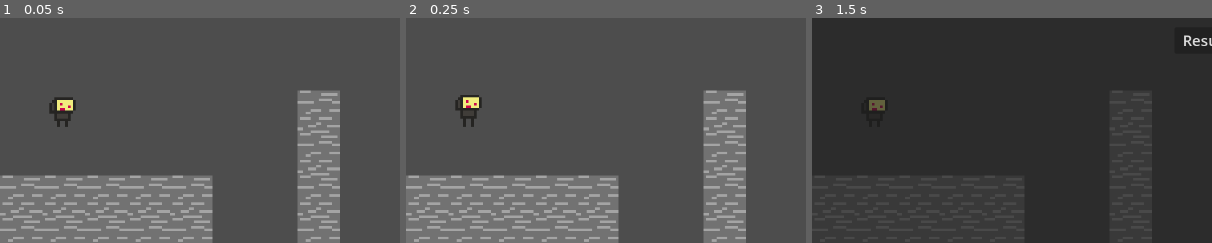
Above: before the commit, frames 1-3 (left to right).
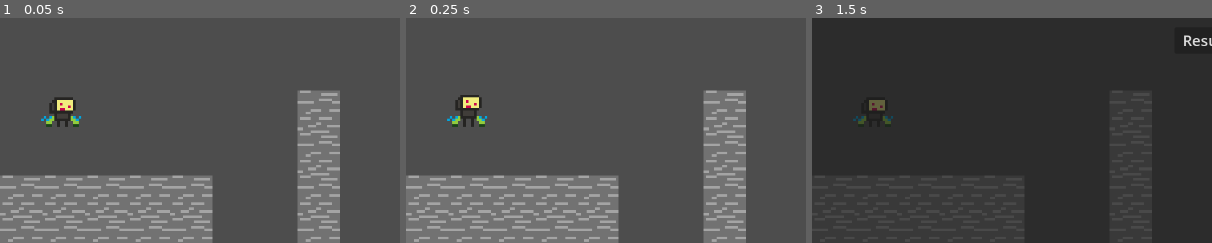
Above: after the commit, the same moments.

Repository: arcality/Built-to-Scale-GMTK-2024
Game: Godot game, scene res://scenes/main.tscn
The game is run twice, just before and just after one commit, with the same random seed, the same clock (stepped at 60 frames per second) and the same inputs. The engine's default icon, where the game draws it, is replaced by a stand-in: a white triangle on a blue panel in a dark square.
Inputs (mouse positions are % of the whole screen's width and height, from its top left):
- Up to frame 1 (0.05 s): no input
- Up to frame 2 (0.25 s): no input
- Up to frame 3 (1.5 s): move the mouse to (72, 45) at 0.52 s; hold Space (jump) 0.53-1.28 s; hold D (move_right) from 0.53 s (still down); click (72, 45) at 0.67 s; tap Enter at 1.25 s; move the mouse to (30, 55) at 1.27 s; tap E (edit) at 1.35 s
The pictures show only the part of the screen within x 0-50%, y 50-100%; the shares and areas given below are measured in that part.

The runs differ from the first frame. In frame 1, 0.2% of the frame differs, in the area x 10-21%, y 43-49%; in frame 2, 0.2%; in frame 3, 0.1%.
Error in both runs: Invalid assignment of property or key 'flip_h' with value of type 'bool' on a base object of type 'null instance'. (res://scripts/player.gd:71)

Commit message:
added wall jump and jump boost animations to player

Diff:
--- a/scenes/player.tscn
+++ b/scenes/player.tscn
@@ -1,28 +1,669 @@
-[gd_scene load_steps=74 format=3 uid="uid://dol4ikt2xc18v"]
+[gd_scene load_steps=169 format=3 uid="uid://dol4ikt2xc18v"]
 
 [ext_resource type="Script" path="res://scripts/player.gd" id="1_vscu2"]
+[ext_resource type="Texture2D" uid="uid://bb4re7nqdr1us" path="res://assets/sprites/player/animations/wall-jump-dashing.png" id="2_6ngew"]
 [ext_resource type="Script" path="res://scripts/state-machine/FiniteStateMachine.gd" id="2_51co4"]
+[ext_resource type="Texture2D" uid="uid://dj47b3njgi3be" path="res://assets/sprites/player/animations/wall-jump-idle.png" id="2_057qb"]
 [ext_resource type="Texture2D" uid="uid://c7f0nsk5m8fwi" path="res://assets/sprites/player/animations/robot-climbing.png" id="2_fvp46"]
 [ext_resource type="Texture2D" uid="uid://bxo4s0j7t03x0" path="res://assets/sprites/player/robot-Idle.png" id="2_hyccr"]
+[ext_resource type="Texture2D" uid="uid://b2o2r63d7gr4j" path="res://assets/sprites/player/animations/wall-jump-falling.png" id="2_kuowy"]
 [ext_resource type="Script" path="res://scripts/hurtbox.gd" id="2_p74e7"]
+[ext_resource type="Texture2D" uid="uid://bfmdr8bjdsqgo" path="res://assets/sprites/player/animations/wall-jump-double-jumping.png" id="3_0do42"]
 [ext_resource type="Texture2D" uid="uid://dx3fgtra0i1rq" path="res://assets/sprites/player/animations/robot-dashing.png" id="3_hcecg"]
 [ext_resource type="Texture2D" uid="uid://8qma70pwto34" path="res://assets/sprites/player/animations/robot-jumping.png" id="3_obexy"]
 [ext_resource type="Texture2D" uid="uid://b528mqj26t1nn" path="res://assets/sprites/player/robot-Running.png" id="3_s2yyi"]
 [ext_resource type="Texture2D" uid="uid://dth47242ob6mu" path="res://assets/sprites/player/animations/robot-double-jumping.png" id="4_4mxke"]
 [ext_resource type="Script" path="res://scripts/state-machine/idle.gd" id="4_oixml"]
+[ext_resource type="Texture2D" uid="uid://cpjltk43sv2yu" path="res://assets/sprites/player/animations/wall-jump-jumping.png" id="4_s64iw"]
 [ext_resource type="Script" path="res://scripts/state-machine/running.gd" id="5_4wmna"]
+[ext_resource type="Texture2D" uid="uid://bv0vnjaer4imt" path="res://assets/sprites/player/animations/wall-jump-running.png" id="5_jomrl"]
 [ext_resource type="Texture2D" uid="uid://oqttvxtnh2r7" path="res://assets/sprites/player/animations/robot-falling.png" id="5_tnkrx"]
+[ext_resource type="Texture2D" uid="uid://0gs2l8y4trgj" path="res://assets/sprites/player/animations/wall-jump-floating.png" id="5_uel50"]
 [ext_resource type="Script" path="res://scripts/state-machine/jumping.gd" id="6_1pvae"]
 [ext_resource type="Texture2D" uid="uid://dvui6g0f4d6nt" path="res://assets/sprites/player/animations/robot-floating.png" id="6_x2iy1"]
 [ext_resource type="Script" path="res://scripts/state-machine/falling.gd" id="7_rlv7g"]
 [ext_resource type="Script" path="res://scripts/state-machine/dashing.gd" id="8_3whrh"]
 [ext_resource type="Texture2D" uid="uid://c3c6p8us4eyg2" path="res://assets/sprites/player/animations/robot-jump-boosting.png" id="8_gtxy8"]
 [ext_resource type="Script" path="res://scripts/state-machine/clinging.gd" id="9_k8hsb"]
+[ext_resource type="Texture2D" uid="uid://bba7v6bd1njl5" path="res://assets/sprites/player/animations/wall-jump-wall-jumping.png" id="9_oprbn"]
+[ext_resource type="Texture2D" uid="uid://b0f1b7p1hvone" path="res://assets/sprites/player/animations/climbing-falling.png" id="10_3sh60"]
+[ext_resource type="Texture2D" uid="uid://dt6ukmq2bp8ru" path="res://assets/sprites/player/animations/climbing-climbing.png" id="10_3w7et"]
+[ext_resource type="Texture2D" uid="uid://clvcpdgnh8364" path="res://assets/sprites/player/animations/climbing-idle.png" id="10_6qbod"]
 [ext_resource type="Script" path="res://scripts/state-machine/walljumping.gd" id="10_vcfsn"]
+[ext_resource type="Texture2D" uid="uid://cud2gi6bevji0" path="res://assets/sprites/player/animations/climbing-dashing.png" id="10_yy28s"]
+[ext_resource type="Texture2D" uid="uid://bgs7ffrrcf7pd" path="res://assets/sprites/player/animations/climbing-double-jumping.png" id="11_lh4nj"]
+[ext_resource type="Texture2D" uid="uid://yca7lbvlo2ak" path="res://assets/sprites/player/animations/climbing-jumping.png" id="11_o76iw"]
 [ext_resource type="Script" path="res://scripts/state-machine/climbing.gd" id="11_ovs1m"]
 [ext_resource type="Texture2D" uid="uid://f643s846eppf" path="res://assets/sprites/player/animations/robot-wall-jumping.png" id="11_y5bhc"]
+[ext_resource type="Texture2D" uid="uid://cf2b80hhf2qpi" path="res://assets/sprites/player/animations/climbing-running.png" id="11_yq3e0"]
 [ext_resource type="Script" path="res://scripts/state-machine/umbrellaing.gd" id="12_4wbyi"]
 [ext_resource type="Script" path="res://scripts/state-machine/death.gd" id="13_u5nog"]
+[ext_resource type="Texture2D" uid="uid://dl1ujmcyj78d8" path="res://assets/sprites/player/animations/climbing-floating.png" id="14_msqsw"]
+
+[sub_resource type="AtlasTexture" id="AtlasTexture_67jr5"]
+atlas = ExtResource("2_6ngew")
+region = Rect2(0, 0, 16, 16)
+
+[sub_resource type="AtlasTexture" id="AtlasTexture_2extu"]
+atlas = ExtResource("2_6ngew")
+region = Rect2(16, 0, 16, 16)
+
+[sub_resource type="AtlasTexture" id="AtlasTexture_j6ntg"]
+atlas = ExtResource("2_6ngew")
+region = Rect2(32, 0, 16, 16)
+
+[sub_resource type="AtlasTexture" id="AtlasTexture_b7kde"]
+atlas = ExtResource("2_6ngew")
+region = Rect2(48, 0, 16, 16)
+
+[sub_resource type="AtlasTexture" id="AtlasTexture_vnhug"]
+atlas = ExtResource("3_0do42")
+region = Rect2(0, 0, 16, 16)
+
+[sub_resource type="AtlasTexture" id="AtlasTexture_bckd5"]
+atlas = ExtResource("3_0do42")
+region = Rect2(16, 0, 16, 16)
+
+[sub_resource type="AtlasTexture" id="AtlasTexture_iee8q"]
+atlas = ExtResource("3_0do42")
+region = Rect2(32, 0, 16, 16)
+
+[sub_resource type="AtlasTexture" id="AtlasTexture_owd83"]
+atlas = ExtResource("3_0do42")
+region = Rect2(48, 0, 16, 16)
+
+[sub_resource type="AtlasTexture" id="AtlasTexture_r6nd2"]
+atlas = ExtResource("2_kuowy")
+region = Rect2(0, 0, 16, 16)
+
+[sub_resource type="AtlasTexture" id="AtlasTexture_3ju8a"]
+atlas = ExtResource("5_uel50")
+region = Rect2(0, 0, 16, 16)
+
+[sub_resource type="AtlasTexture" id="AtlasTexture_crvht"]
+atlas = ExtResource("5_uel50")
+region = Rect2(16, 0, 16, 16)
+
+[sub_resource type="AtlasTexture" id="AtlasTexture_q0yg2"]
+atlas = ExtResource("5_uel50")
+region = Rect2(32, 0, 16, 16)
+
+[sub_resource type="AtlasTexture" id="AtlasTexture_waf82"]
+atlas = ExtResource("5_uel50")
+region = Rect2(48, 0, 16, 16)
+
+[sub_resource type="AtlasTexture" id="AtlasTexture_je3dm"]
+atlas = ExtResource("5_uel50")
+region = Rect2(64, 0, 16, 16)
+
+[sub_resource type="AtlasTexture" id="AtlasTexture_rkj6x"]
+atlas = ExtResource("5_uel50")
+region = Rect2(80, 0, 16, 16)
+
+[sub_resource type="AtlasTexture" id="AtlasTexture_hx2ym"]
+atlas = ExtResource("5_uel50")
+region = Rect2(96, 0, 16, 16)
+
+[sub_resource type="AtlasTexture" id="AtlasTexture_hkx8j"]
+atlas = ExtResource("5_uel50")
+region = Rect2(112, 0, 16, 16)
+
+[sub_resource type="AtlasTexture" id="AtlasTexture_bdhm7"]
+atlas = ExtResource("5_uel50")
+region = Rect2(128, 0, 16, 16)
+
+[sub_resource type="AtlasTexture" id="AtlasTexture_55w43"]
+atlas = ExtResource("5_uel50")
+region = Rect2(144, 0, 16, 16)
+
+[sub_resource type="AtlasTexture" id="AtlasTexture_2y127"]
+atlas = ExtResource("5_uel50")
+region = Rect2(160, 0, 16, 16)
+
+[sub_resource type="AtlasTexture" id="AtlasTexture_1kl01"]
+atlas = ExtResource("5_uel50")
+region = Rect2(176, 0, 16, 16)
+
+[sub_resource type="AtlasTexture" id="AtlasTexture_ajm2e"]
+atlas = ExtResource("2_057qb")
+region = Rect2(0, 0, 16, 16)
+
+[sub_resource type="AtlasTexture" id="AtlasTexture_436h1"]
+atlas = ExtResource("2_057qb")
+region = Rect2(16, 0, 16, 16)
+
+[sub_resource type="AtlasTexture" id="AtlasTexture_b6faa"]
+atlas = ExtResource("4_s64iw")
+region = Rect2(0, 0, 16, 16)
+
+[sub_resource type="AtlasTexture" id="AtlasTexture_vwxvq"]
+atlas = ExtResource("4_s64iw")
+region = Rect2(16, 0, 16, 16)
+
+[sub_resource type="AtlasTexture" id="AtlasTexture_c6sjd"]
+atlas = ExtResource("4_s64iw")
+region = Rect2(32, 0, 16, 16)
+
+[sub_resource type="AtlasTexture" id="AtlasTexture_2apo5"]
+atlas = ExtResource("5_jomrl")
+region = Rect2(0, 0, 16, 16)
+
+[sub_resource type="AtlasTexture" id="AtlasTexture_wbiti"]
+atlas = ExtResource("5_jomrl")
+region = Rect2(16, 0, 16, 16)
+
+[sub_resource type="AtlasTexture" id="AtlasTexture_tjmc4"]
+atlas = ExtResource("5_jomrl")
+region = Rect2(32, 0, 16, 16)
+
+[sub_resource type="AtlasTexture" id="AtlasTexture_6epu2"]
+atlas = ExtResource("5_jomrl")
+region = Rect2(48, 0, 16, 16)
+
+[sub_resource type="AtlasTexture" id="AtlasTexture_3207r"]
+atlas = ExtResource("5_jomrl")
+region = Rect2(64, 0, 16, 16)
+
+[sub_resource type="AtlasTexture" id="AtlasTexture_v01q2"]
+atlas = ExtResource("5_jomrl")
+region = Rect2(80, 0, 16, 16)
+
+[sub_resource type="AtlasTexture" id="AtlasTexture_w4ak1"]
+atlas = ExtResource("9_oprbn")
+region = Rect2(0, 0, 16, 16)
+
+[sub_resource type="AtlasTexture" id="AtlasTexture_6vnyi"]
+atlas = ExtResource("9_oprbn")
+region = Rect2(16, 0, 16, 16)
+
+[sub_resource type="SpriteFrames" id="SpriteFrames_7yhff"]
+animations = [{
+"frames": [{
+"duration": 1.0,
+"texture": SubResource("AtlasTexture_67jr5")
+}, {
+"duration": 1.0,
+"texture": SubResource("AtlasTexture_2extu")
+}, {
+"duration": 1.0,
+"texture": SubResource("AtlasTexture_j6ntg")
+}, {
+"duration": 1.0,
+"texture": SubResource("AtlasTexture_b7kde")
+}],
+"loop": true,
+"name": &"dashing",
+"speed": 5.0
+}, {
+"frames": [{
+"duration": 1.0,
+"texture": SubResource("AtlasTexture_vnhug")
+}, {
+"duration": 1.0,
+"texture": SubResource("AtlasTexture_bckd5")
+}, {
+"duration": 1.0,
+"texture": SubResource("AtlasTexture_iee8q")
+}, {
+"duration": 1.0,
+"texture": SubResource("AtlasTexture_owd83")
+}],
+"loop": true,
+"name": &"double-jumping",
+"speed": 5.0
+}, {
+"frames": [{
+"duration": 1.0,
+"texture": SubResource("AtlasTexture_r6nd2")
+}],
+"loop": true,
+"name": &"falling",
+"speed": 5.0
+}, {
+"frames": [{
+"duration": 1.0,
+"texture": SubResource("AtlasTexture_3ju8a")
+}, {
+"duration": 1.0,
+"texture": SubResource("AtlasTexture_crvht")
+}, {
+"duration": 1.0,
+"texture": SubResource("AtlasTexture_q0yg2")
+}, {
+"duration": 1.0,
+"texture": SubResource("AtlasTexture_waf82")
+}, {
+"duration": 1.0,
+"texture": SubResource("AtlasTexture_je3dm")
+}, {
+"duration": 1.0,
+"texture": SubResource("AtlasTexture_rkj6x")
+}, {
+"duration": 1.0,
+"texture": SubResource("AtlasTexture_hx2ym")
+}, {
+"duration": 1.0,
+"texture": SubResource("AtlasTexture_hkx8j")
+}, {
+"duration": 1.0,
+"texture": SubResource("AtlasTexture_bdhm7")
+}, {
+"duration": 1.0,
+"texture": SubResource("AtlasTexture_55w43")
+}, {
+"duration": 1.0,
+"texture": SubResource("AtlasTexture_2y127")
+}, {
+"duration": 1.0,
+"texture": SubResource("AtlasTexture_1kl01")
+}],
+"loop": true,
+"name": &"floating",
+"speed": 5.0
+}, {
+"frames": [{
+"duration": 1.0,
+"texture": SubResource("AtlasTexture_ajm2e")
+}, {
+"duration": 1.0,
+"texture": SubResource("AtlasTexture_436h1")
+}],
+"loop": true,
+"name": &"idle",
+"speed": 5.0
+}, {
+"frames": [{
+"duration": 1.0,
+"texture": SubResource("AtlasTexture_b6faa")
+}, {
+"duration": 1.0,
+"texture": SubResource("AtlasTexture_vwxvq")
+}, {
+"duration": 1.0,
+"texture": SubResource("AtlasTexture_c6sjd")
+}],
+"loop": true,
+"name": &"jumping",
+"speed": 5.0
+}, {
+"frames": [{
+"duration": 1.0,
+"texture": SubResource("AtlasTexture_2apo5")
+}, {
+"duration": 1.0,
+"texture": SubResource("AtlasTexture_wbiti")
+}, {
+"duration": 1.0,
+"texture": SubResource("AtlasTexture_tjmc4")
+}, {
+"duration": 1.0,
+"texture": SubResource("AtlasTexture_6epu2")
+}, {
+"duration": 1.0,
+"texture": SubResource("AtlasTexture_3207r")
+}, {
+"duration": 1.0,
+"texture": SubResource("AtlasTexture_v01q2")
+}],
+"loop": true,
+"name": &"running",
+"speed": 5.0
+}, {
+"frames": [{
+"duration": 1.0,
+"texture": SubResource("AtlasTexture_w4ak1")
+}, {
+"duration": 1.0,
+"texture": SubResource("AtlasTexture_6vnyi")
+}],
+"loop": true,
+"name": &"wall-jumping",
+"speed": 5.0
+}]
+
+[sub_resource type="AtlasTexture" id="AtlasTexture_1bt5u"]
+atlas = ExtResource("10_3w7et")
+region = Rect2(0, 0, 16, 16)
+
+[sub_resource type="AtlasTexture" id="AtlasTexture_ysjds"]
+atlas = ExtResource("10_3w7et")
+region = Rect2(16, 0, 16, 16)
+
+[sub_resource type="AtlasTexture" id="AtlasTexture_jfc2j"]
+atlas = ExtResource("10_3w7et")
+region = Rect2(32, 0, 16, 16)
+
+[sub_resource type="AtlasTexture" id="AtlasTexture_4klta"]
+atlas = ExtResource("10_3w7et")
+region = Rect2(48, 0, 16, 16)
+
+[sub_resource type="AtlasTexture" id="AtlasTexture_f225d"]
+atlas = ExtResource("10_3w7et")
+region = Rect2(64, 0, 16, 16)
+
+[sub_resource type="AtlasTexture" id="AtlasTexture_ipmqf"]
+atlas = ExtResource("10_3w7et")
+region = Rect2(80, 0, 16, 16)
+
+[sub_resource type="AtlasTexture" id="AtlasTexture_yrnwa"]
+atlas = ExtResource("10_3w7et")
+region = Rect2(96, 0, 16, 16)
+
+[sub_resource type="AtlasTexture" id="AtlasTexture_d2cf0"]
+atlas = ExtResource("10_3w7et")
+region = Rect2(112, 0, 16, 16)
+
+[sub_resource type="AtlasTexture" id="AtlasTexture_i3myw"]
+atlas = ExtResource("10_3w7et")
+region = Rect2(128, 0, 16, 16)
+
+[sub_resource type="AtlasTexture" id="AtlasTexture_07ko6"]
+atlas = ExtResource("10_3w7et")
+region = Rect2(144, 0, 16, 16)
+
+[sub_resource type="AtlasTexture" id="AtlasTexture_0duiu"]
+atlas = ExtResource("10_3w7et")
+region = Rect2(160, 0, 16, 16)
+
+[sub_resource type="AtlasTexture" id="AtlasTexture_p1axy"]
+atlas = ExtResource("10_yy28s")
+region = Rect2(0, 0, 16, 16)
+
+[sub_resource type="AtlasTexture" id="AtlasTexture_ujddp"]
+atlas = ExtResource("10_yy28s")
+region = Rect2(16, 0, 16, 16)
+
+[sub_resource type="AtlasTexture" id="AtlasTexture_y78gh"]
+atlas = ExtResource("10_yy28s")
+region = Rect2(32, 0, 16, 16)
+
+[sub_resource type="AtlasTexture" id="AtlasTexture_x6nl1"]
+atlas = ExtResource("10_yy28s")
+region = Rect2(48, 0, 16, 16)
+
+[sub_resource type="AtlasTexture" id="AtlasTexture_g75c1"]
+atlas = ExtResource("11_lh4nj")
+region = Rect2(0, 0, 16, 16)
+
+[sub_resource type="AtlasTexture" id="AtlasTexture_t3qop"]
+atlas = ExtResource("11_lh4nj")
+region = Rect2(16, 0, 16, 16)
+
+[sub_resource type="AtlasTexture" id="AtlasTexture_gqtd5"]
+atlas = ExtResource("11_lh4nj")
+region = Rect2(32, 0, 16, 16)
+
+[sub_resource type="AtlasTexture" id="AtlasTexture_4ipuj"]
+atlas = ExtResource("11_lh4nj")
+region = Rect2(48, 0, 16, 16)
+
+[sub_resource type="AtlasTexture" id="AtlasTexture_uyb6f"]
+atlas = ExtResource("10_3sh60")
+region = Rect2(0, 0, 16, 16)
+
+[sub_resource type="AtlasTexture" id="AtlasTexture_la3ch"]
+atlas = ExtResource("14_msqsw")
+region = Rect2(0, 0, 16, 16)
+
+[sub_resource type="AtlasTexture" id="AtlasTexture_nmvkm"]
+atlas = ExtResource("14_msqsw")
+region = Rect2(16, 0, 16, 16)
+
+[sub_resource type="AtlasTexture" id="AtlasTexture_p175x"]
+atlas = ExtResource("14_msqsw")
+region = Rect2(32, 0, 16, 16)
+
+[sub_resource type="AtlasTexture" id="AtlasTexture_rr3wd"]
+atlas = ExtResource("14_msqsw")
+region = Rect2(48, 0, 16, 16)
+
+[sub_resource type="AtlasTexture" id="AtlasTexture_tibtk"]
+atlas = ExtResource("14_msqsw")
+region = Rect2(64, 0, 16, 16)
+
+[sub_resource type="AtlasTexture" id="AtlasTexture_fbu2l"]
+atlas = ExtResource("14_msqsw")
+region = Rect2(80, 0, 16, 16)
+
+[sub_resource type="AtlasTexture" id="AtlasTexture_bnfxp"]
+atlas = ExtResource("14_msqsw")
+region = Rect2(96, 0, 16, 16)
+
+[sub_resource type="AtlasTexture" id="AtlasTexture_nsix1"]
+atlas = ExtResource("14_msqsw")
+region = Rect2(112, 0, 16, 16)
+
+[sub_resource type="AtlasTexture" id="AtlasTexture_j1x6f"]
+atlas = ExtResource("14_msqsw")
+region = Rect2(128, 0, 16, 16)
+
+[sub_resource type="AtlasTexture" id="AtlasTexture_4sq5t"]
+atlas = ExtResource("14_msqsw")
+region = Rect2(144, 0, 16, 16)
+
+[sub_resource type="AtlasTexture" id="AtlasTexture_t8xcg"]
+atlas = ExtResource("14_msqsw")
+region = Rect2(160, 0, 16, 16)
+
+[sub_resource type="AtlasTexture" id="AtlasTexture_cumso"]
+atlas = ExtResource("14_msqsw")
+region = Rect2(176, 0, 16, 16)
+
+[sub_resource type="AtlasTexture" id="AtlasTexture_deita"]
+atlas = ExtResource("10_6qbod")
+region = Rect2(0, 0, 16, 16)
+
+[sub_resource type="AtlasTexture" id="AtlasTexture_r56uu"]
+atlas = ExtResource("10_6qbod")
+region = Rect2(16, 0, 16, 16)
+
+[sub_resource type="AtlasTexture" id="AtlasTexture_nne8u"]
+atlas = ExtResource("11_o76iw")
+region = Rect2(0, 0, 16, 16)
+
+[sub_resource type="AtlasTexture" id="AtlasTexture_iysnt"]
+atlas = ExtResource("11_o76iw")
+region = Rect2(16, 0, 16, 16)
+
+[sub_resource type="AtlasTexture" id="AtlasTexture_py1l0"]
+atlas = ExtResource("11_o76iw")
+region = Rect2(32, 0, 16, 16)
+
+[sub_resource type="AtlasTexture" id="AtlasTexture_grmbj"]
+atlas = ExtResource("11_yq3e0")
+region = Rect2(0, 0, 16, 16)
+
+[sub_resource type="AtlasTexture" id="AtlasTexture_23ag5"]
+atlas = ExtResource("11_yq3e0")
+region = Rect2(16, 0, 16, 16)
+
+[sub_resource type="AtlasTexture" id="AtlasTexture_gsto5"]
+atlas = ExtResource("11_yq3e0")
+region = Rect2(32, 0, 16, 16)
+
+[sub_resource type="AtlasTexture" id="AtlasTexture_7o7dc"]
+atlas = ExtResource("11_yq3e0")
+region = Rect2(48, 0, 16, 16)
+
+[sub_resource type="AtlasTexture" id="AtlasTexture_j2m6w"]
+atlas = ExtResource("11_yq3e0")
+region = Rect2(64, 0, 16, 16)
+
+[sub_resource type="AtlasTexture" id="AtlasTexture_kur5b"]
+atlas = ExtResource("11_yq3e0")
+region = Rect2(80, 0, 16, 16)
+
+[sub_resource type="SpriteFrames" id="SpriteFrames_cfhdu"]
+animations = [{
+"frames": [{
+"duration": 1.0,
+"texture": SubResource("AtlasTexture_1bt5u")
+}, {
+"duration": 1.0,
+"texture": SubResource("AtlasTexture_ysjds")
+}, {
+"duration": 1.0,
+"texture": SubResource("AtlasTexture_jfc2j")
+}, {
+"duration": 1.0,
+"texture": SubResource("AtlasTexture_4klta")
+}, {
+"duration": 1.0,
+"texture": SubResource("AtlasTexture_f225d")
+}, {
+"duration": 1.0,
+"texture": SubResource("AtlasTexture_ipmqf")
+}, {
+"duration": 1.0,
+"texture": SubResource("AtlasTexture_yrnwa")
+}, {
+"duration": 1.0,
+"texture": SubResource("AtlasTexture_d2cf0")
+}, {
+"duration": 1.0,
+"texture": SubResource("AtlasTexture_i3myw")
+}, {
+"duration": 1.0,
+"texture": SubResource("AtlasTexture_07ko6")
+}, {
+"duration": 1.0,
+"texture": SubResource("AtlasTexture_0duiu")
+}],
+"loop": true,
+"name": &"climbing",
+"speed": 5.0
+}, {
+"frames": [{
+"duration": 1.0,
+"texture": SubResource("AtlasTexture_p1axy")
+}, {
+"duration": 1.0,
+"texture": SubResource("AtlasTexture_ujddp")
+}, {
+"duration": 1.0,
+"texture": SubResource("AtlasTexture_y78gh")
+}, {
+"duration": 1.0,
+"texture": SubResource("AtlasTexture_x6nl1")
+}],
+"loop": true,
+"name": &"dashing",
+"speed": 5.0
+}, {
+"frames": [{
+"duration": 1.0,
+"texture": SubResource("AtlasTexture_g75c1")
+}, {
+"duration": 1.0,
+"texture": SubResource("AtlasTexture_t3qop")
+}, {
+"duration": 1.0,
+"texture": SubResource("AtlasTexture_gqtd5")
+}, {
+"duration": 1.0,
+"texture": SubResource("AtlasTexture_4ipuj")
+}],
+"loop": true,
+"name": &"double-jumping",
+"speed": 5.0
+}, {
+"frames": [{
+"duration": 1.0,
+"texture": SubResource("AtlasTexture_uyb6f")
+}],
+"loop": true,
+"name": &"falling",
+"speed": 5.0
+}, {
+"frames": [{
+"duration": 1.0,
+"texture": SubResource("AtlasTexture_la3ch")
+}, {
+"duration": 1.0,
+"texture": SubResource("AtlasTexture_nmvkm")
+}, {
+"duration": 1.0,
+"texture": SubResource("AtlasTexture_p175x")
+}, {
+"duration": 1.0,
+"texture": SubResource("AtlasTexture_rr3wd")
+}, {
+"duration": 1.0,
+"texture": SubResource("AtlasTexture_tibtk")
+}, {
+"duration": 1.0,
+"texture": SubResource("AtlasTexture_fbu2l")
+}, {
+"duration": 1.0,
+"texture": SubResource("AtlasTexture_bnfxp")
+}, {
+"duration": 1.0,
+"texture": SubResource("AtlasTexture_nsix1")
+}, {
+"duration": 1.0,
+"texture": SubResource("AtlasTexture_j1x6f")
+}, {
+"duration": 1.0,
+"texture": SubResource("AtlasTexture_4sq5t")
+}, {
+"duration": 1.0,
+"texture": SubResource("AtlasTexture_t8xcg")
+}, {
+"duration": 1.0,
+"texture": SubResource("AtlasTexture_cumso")
+}],
+"loop": true,
+"name": &"floating",
+"speed": 5.0
+}, {
+"frames": [{
+"duration": 1.0,
+"texture": SubResource("AtlasTexture_deita")
+}, {
+"duration": 1.0,
+"texture": SubResource("AtlasTexture_r56uu")
+}],
+"loop": true,
+"name": &"idle",
+"speed": 5.0
+}, {
+"frames": [{
+"duration": 1.0,
+"texture": SubResource("AtlasTexture_nne8u")
+}, {
+"duration": 1.0,
+"texture": SubResource("AtlasTexture_iysnt")
+}, {
+"duration": 1.0,
+"texture": SubResource("AtlasTexture_py1l0")
+}],
+"loop": true,
+"name": &"jumping",
+"speed": 5.0
+}, {
+"frames": [{
+"duration": 1.0,
+"texture": SubResource("AtlasTexture_grmbj")
+}, {
+"duration": 1.0,
+"texture": SubResource("AtlasTexture_23ag5")
+}, {
+"duration": 1.0,
+"texture": SubResource("AtlasTexture_gsto5")
+}, {
+"duration": 1.0,
+"texture": SubResource("AtlasTexture_7o7dc")
+}, {
+"duration": 1.0,
+"texture": SubResource("AtlasTexture_j2m6w")
+}, {
+"duration": 1.0,
+"texture": SubResource("AtlasTexture_kur5b")
+}],
+"loop": true,
+"name": &"running",
+"speed": 5.0
+}]
 
 [sub_resource type="AtlasTexture" id="AtlasTexture_khpu1"]
 atlas = ExtResource("2_fvp46")
@@ -422,8 +1063,14 @@
 [node name="Arms" type="Node2D" parent="CompositeSprites"]
 
 [node name="wall-jump" type="AnimatedSprite2D" parent="CompositeSprites/Arms"]
+scale = Vector2(4.25, 4.25)
+sprite_frames = SubResource("SpriteFrames_7yhff")
+animation = &"wall-jumping"
 
 [node name="climbing" type="AnimatedSprite2D" parent="CompositeSprites/Arms"]
+scale = Vector2(4.25, 4.25)
+sprite_frames = SubResource("SpriteFrames_cfhdu")
+animation = &"double-jumping"
 
 [node name="jump-boost" type="AnimatedSprite2D" parent="CompositeSprites/Arms"]
 
@@ -438,10 +1085,8 @@
 [node name="Robot" type="AnimatedSprite2D" parent="CompositeSprites"]
 scale = Vector2(4.25, 4.25)
 sprite_frames = SubResource("SpriteFrames_io8bg")
-animation = &"wall-jumping"
+animation = &"running"
 autoplay = "idle"
-frame = 1
-frame_progress = 0.968649
 
 [node name="Hurtbox" type="Area2D" parent="."]
 collision_layer = 0
